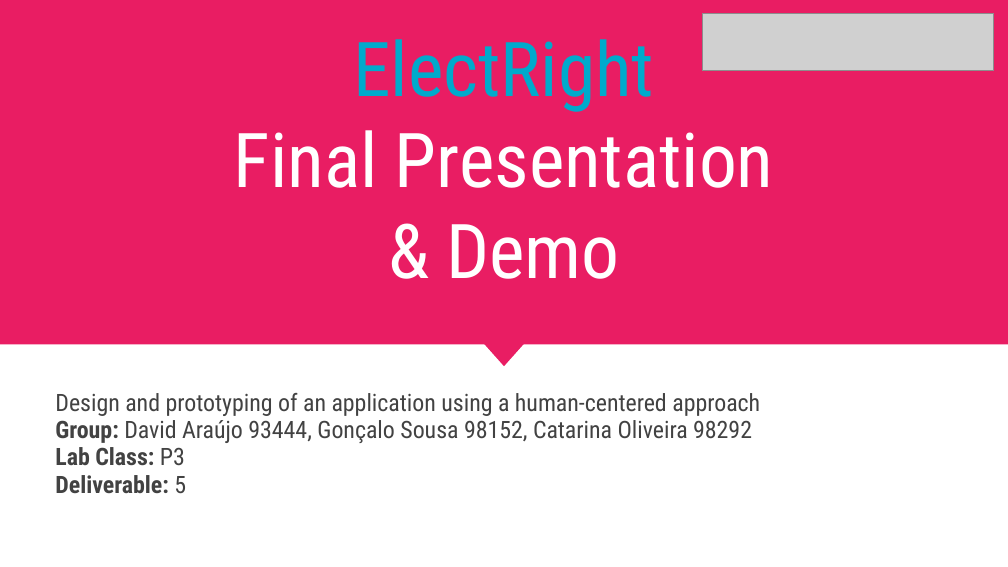
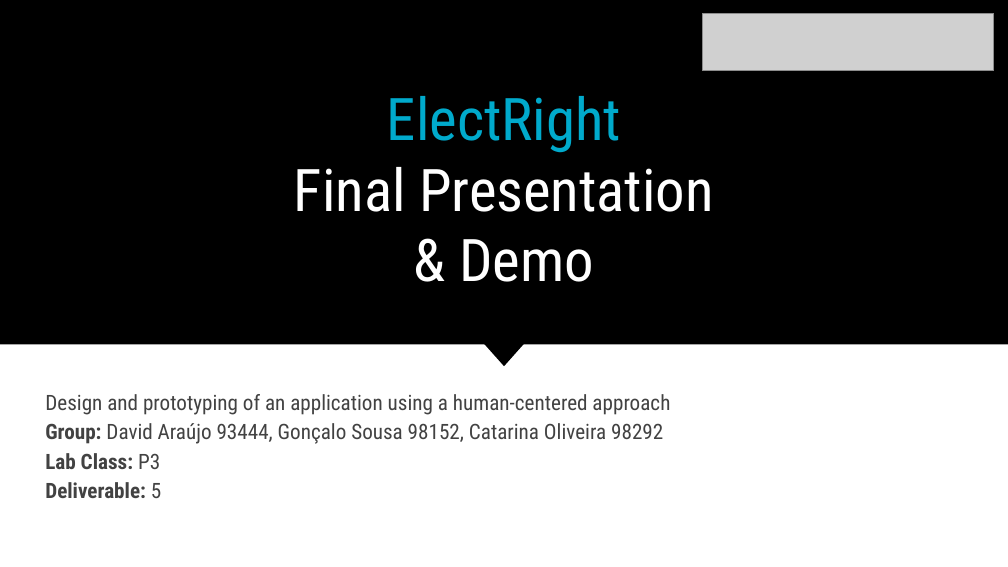
Before and after one commit to DavidAraujo98/ElectRight, a slide deck: slide 1 of documentation/IHC_Final_Presentation.pptx. Drawn at 1008x567 pixels with LibreOffice and Linux fonts; fonts in the diff are those of the drawing; grey boxes stand for pictures. Boxes give left, top, right and bottom in pixels: in the first picture for what was removed or moved away, otherwise in the second. Text is boxed around its words. In the diff, an @@ line names an element or a change of style, - is before the commit and + after.

```diff
--- a/documentation/IHC_Final_Presentation.pptx
+++ b/documentation/IHC_Final_Presentation.pptx
@@ rectangle at (0,0,1008,345): fill #E91D63 to #000000 @@
@@ title "ElectRight" at (294,96,714,282): size 54 to 42 pt @@
@@ triangle at (466,324,542,366): fill #E91D63 to #000000 @@
@@ subtitle "Design and prototyping of an ..." at (45,394,670,498): size 17.1 to 15.1 pt; line spacing 0.95 to 1.15 @@
```
Also in this commit, not shown: 24 other slides changed, 5 other files.
